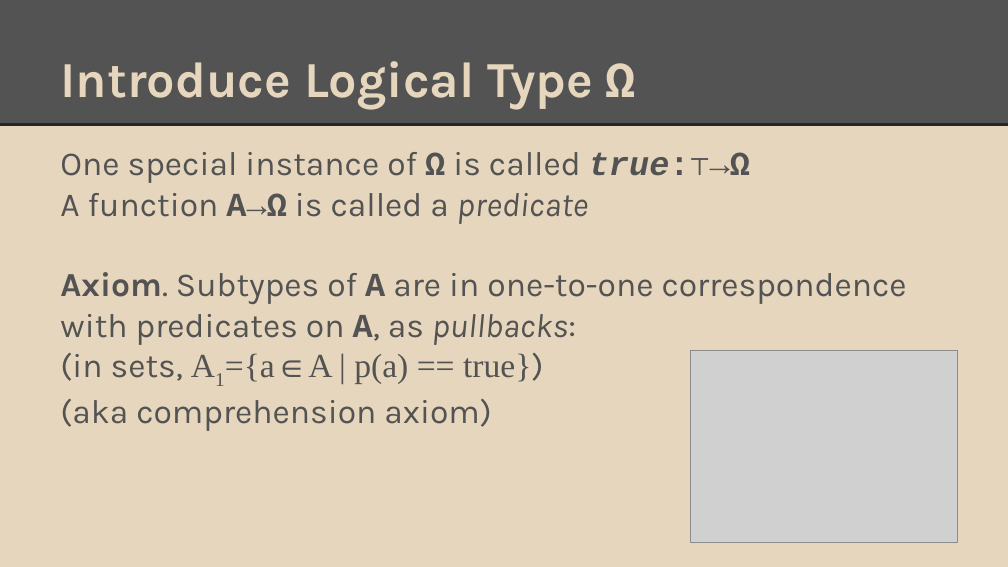
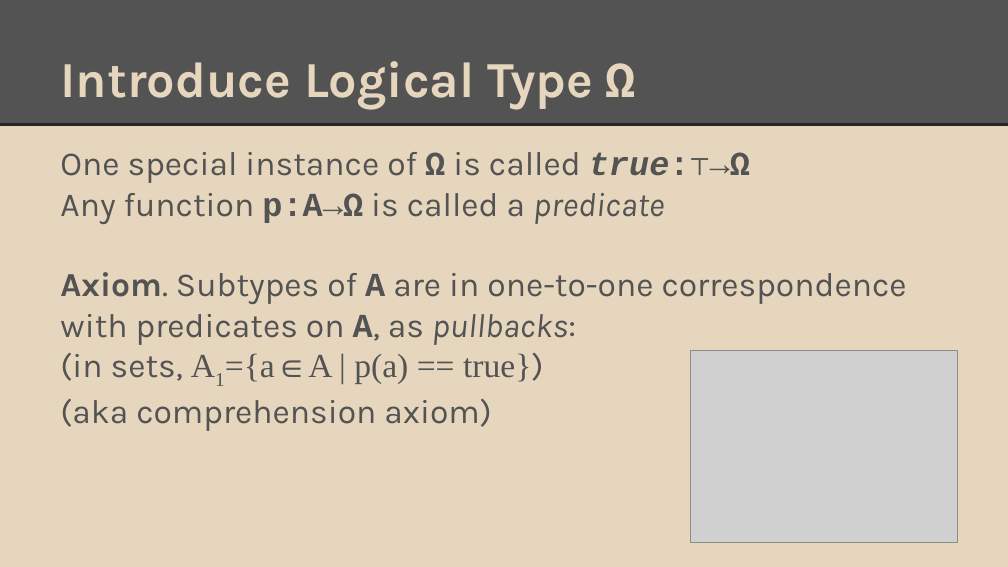
Before and after one commit to degoes-consulting/lambdaconf-2015, a slide deck: slide 17 of speakers/vpatryshev/intuitionistic-type-theory/IntroToIntuitionisticTypeTheory.pptx. Drawn at 1008x567 pixels with LibreOffice and Linux fonts; fonts in the diff are those of the drawing; grey boxes stand for pictures. Boxes give left, top, right and bottom in pixels: in the first picture for what was removed or moved away, otherwise in the second. Text is boxed around its words. In the diff, an @@ line names an element or a change of style, - is before the commit and + after.

```diff
--- a/speakers/vpatryshev/intuitionistic-type-theory/IntroToIntuitionisticTypeTheory.pptx
+++ b/speakers/vpatryshev/intuitionistic-type-theory/IntroToIntuitionisticTypeTheory.pptx
@@ text at [60, 193, 664, 224]: text changed @@
-A function A→Ω is called a predicate
+Any function p:A→Ω is called a predicate
```
Also in this commit, not shown: 6 other slides changed.
